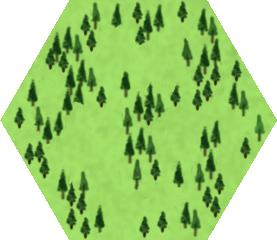
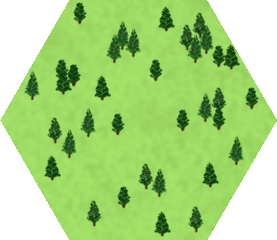
Comparing the layer stacks of the two 277x240 images. Changes:
painted on "Trees" over [13, 0, 266, 240]
